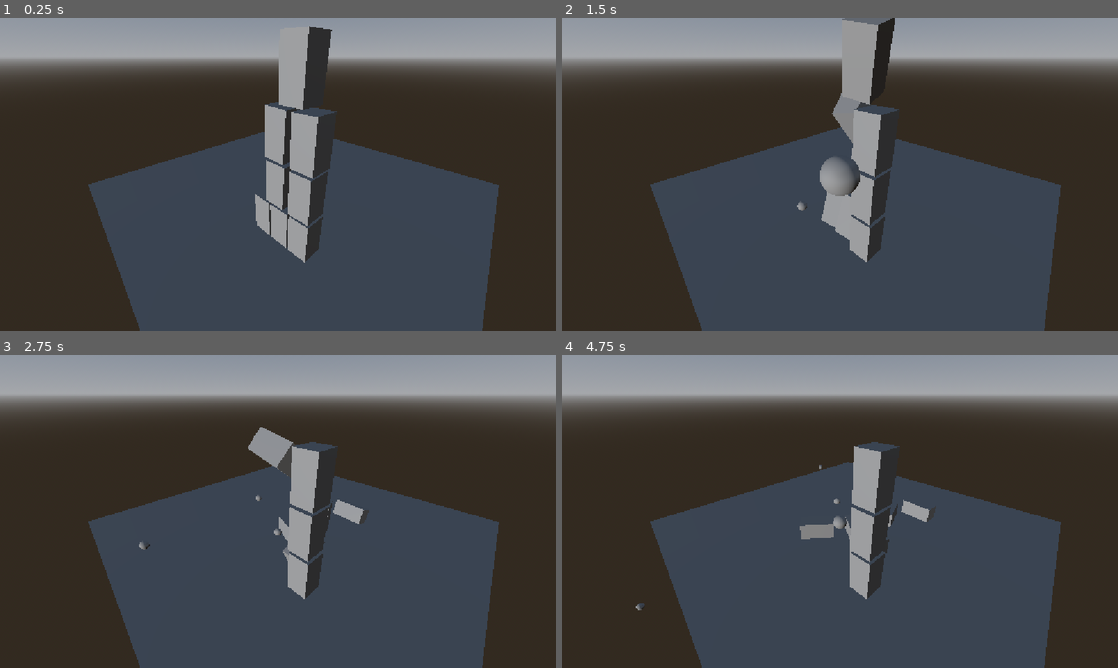
Above: before the commit, frames 1-4 (two rows, left to right).
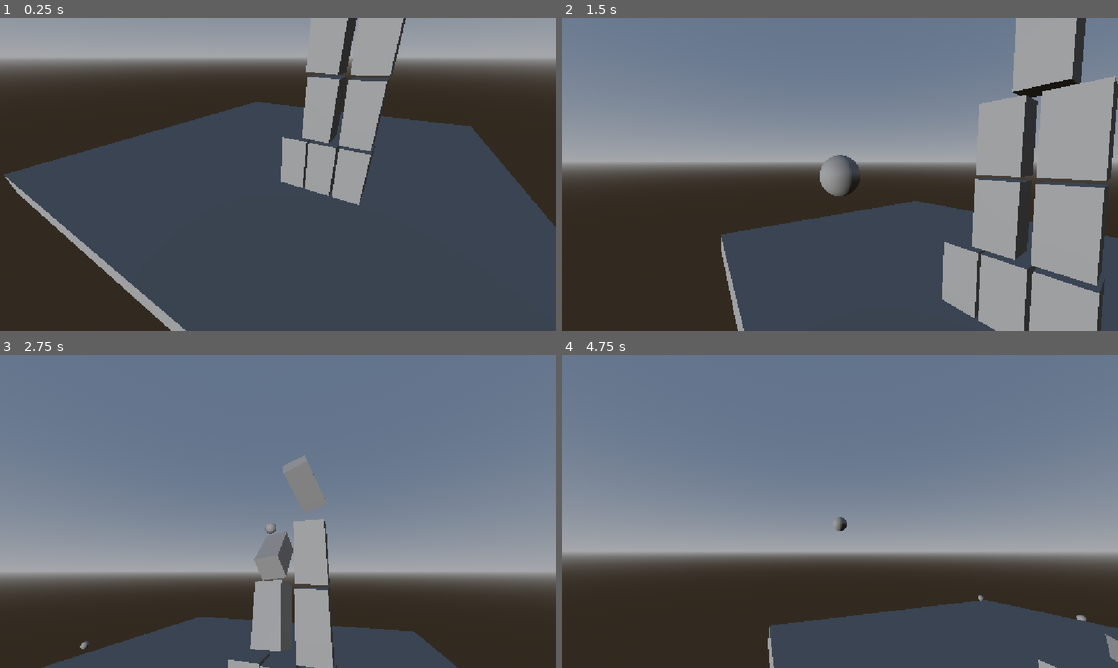
Above: after the commit, the same moments.

Repository: santtu-kumpulainen/3d-fysiikkapeli
Game: Godot game, scene res://scenes/root.tscn
The game is run twice, just before and just after one commit, with the same random seed, the same clock (stepped at 60 frames per second) and the same inputs.
Inputs (mouse positions are in pixels of both pictures, inside the frame that each line leads up to):
- Up to frame 1 (0.25 s): no input
- Up to frame 2 (1.5 s): tap Enter at 0.5 s; move the mouse to (962, 158) at 0.52 s; click (962, 158) at 0.67 s; move the mouse to (728, 190) at 1.27 s; click (728, 190) at 1.42 s
- Up to frame 3 (2.75 s): move the mouse to (333, 442) at 2.02 s; click (333, 442) at 2.17 s
- Up to frame 4 (4.75 s): move the mouse to (812, 574) at 2.77 s; click (812, 574) at 2.92 s; move the mouse to (1006, 558) at 3.52 s; click (1006, 558) at 3.67 s; tap Escape at 4.15 s; move the mouse to (673, 464) at 4.27 s; click (673, 464) at 4.42 s

The runs differ from the first frame. In frame 1, 25% of the frame differs, in the area x 0-100%, y 0-100%; in frame 2, 70%; in frame 3, 84%; in frame 4, 81%.

Commit message:
Task 4: Add first-person camera aiming

Diff:
--- a/3d_fysiikkapeli/scenes/root.gd
+++ b/3d_fysiikkapeli/scenes/root.gd
@@ -3,14 +3,35 @@
 
 @export var projectile_scene: PackedScene
 @export var force: float = 20.0
+@export var mouse_sensitivity: float = 0.002
 
 @onready var camera: Camera3D = $Camera3D
 
+var camera_pitch: float = 0.0
+
+
+func _ready() -> void:
+	Input.mouse_mode = Input.MOUSE_MODE_CAPTURED
+
+
 
 func _unhandled_input(event: InputEvent) -> void:
+	if event is InputEventMouseMotion:
+		camera.rotation.y -= event.relative.x * mouse_sensitivity
+		camera_pitch -= event.relative.y * mouse_sensitivity
+		camera_pitch = clamp(camera_pitch, deg_to_rad(-80), deg_to_rad(80))
+		camera.rotation.x = camera_pitch
+
 	if event is InputEventMouseButton:
 		if event.button_index == MOUSE_BUTTON_LEFT and event.pressed:
 			shoot()
+
+	if event is InputEventKey:
+		if event.keycode == KEY_ESCAPE and event.pressed:
+			Input.mouse_mode = Input.MOUSE_MODE_VISIBLE
+		elif event.keycode == KEY_ESCAPE and not event.pressed:
+			Input.mouse_mode = Input.MOUSE_MODE_CAPTURED
+
 
 
 func shoot() -> void:
@@ -19,5 +40,4 @@
 
 	var direction = -camera.global_transform.basis.z
 	projectile.global_position = camera.global_position + direction * 1.5
-
 	projectile.apply_central_impulse(direction * force)
--- a/3d_fysiikkapeli/scenes/root.tscn
+++ b/3d_fysiikkapeli/scenes/root.tscn
@@ -41,7 +41,7 @@
 mesh = SubResource("BoxMesh_t1fed")
 
 [node name="Camera3D" type="Camera3D" parent="." unique_id=590611728]
-transform = Transform3D(0.7071068, -0.35355338, 0.61237246, 0, 0.8660254, 0.50000006, -0.7071068, -0.35355338, 0.61237246, -0.269557, 7.6436462, 6.320179)
+transform = Transform3D(0.86864924, -0.2477139, 0.42905304, 0, 0.8660254, 0.50000006, -0.49542776, -0.4343246, 0.75227225, -3.1142445, 4.6357255, 8)
 
 [node name="Boxes" type="Node" parent="." unique_id=2594051]
 
